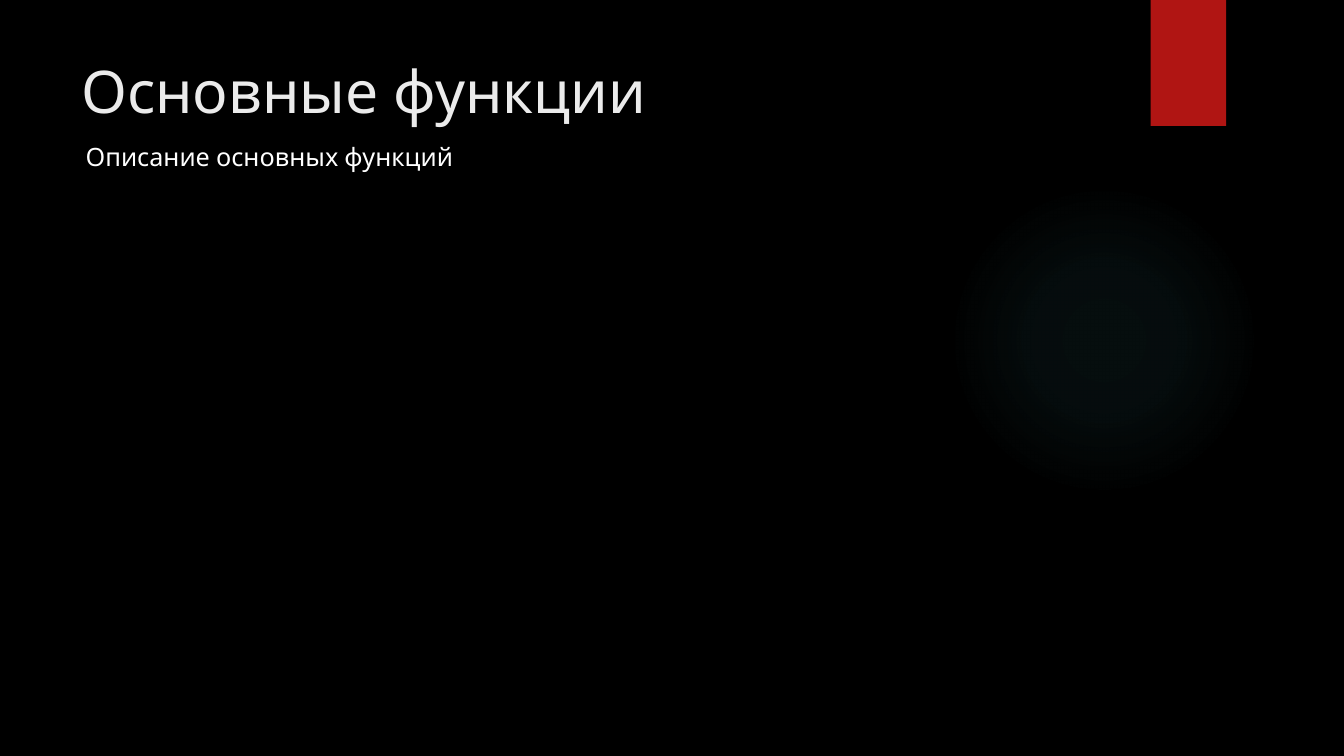
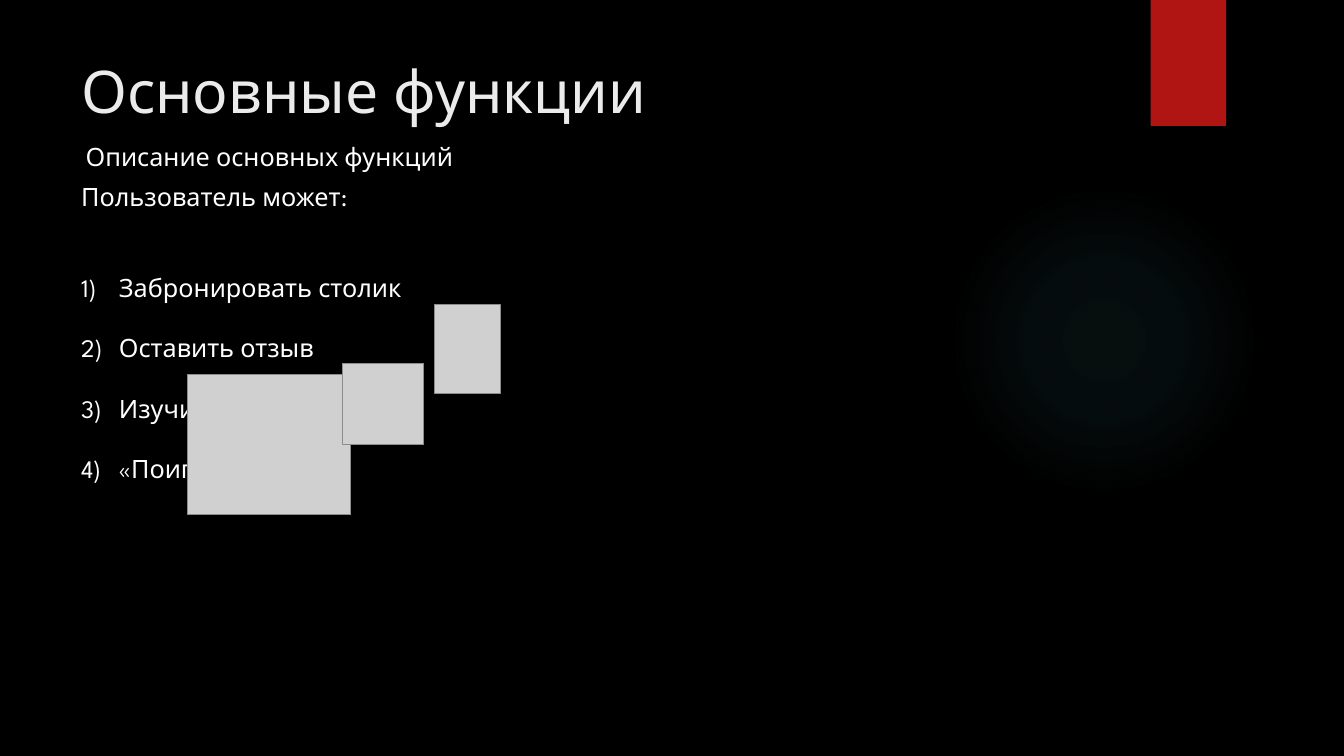
Before and after one commit to Sergei182007/Chat_bot_tg_2024, a slide deck: slide 5 of Проект_чат_бот.pptx. Drawn at 1344x756 pixels with LibreOffice and Linux fonts; fonts in the diff are those of the drawing; grey boxes stand for pictures; background and template pictures are left out. Boxes give left, top, right and bottom in pixels: in the first picture for what was removed or moved away, otherwise in the second. Text is boxed around its words. In the diff, an @@ line names an element or a change of style, - is before the commit and + after.

```diff
--- a/Проект_чат_бот.pptx
+++ b/Проект_чат_бот.pptx
@@ text added at [81,188,401,485], 18 pt, text #FFFFFF @@
+Пользователь может:
+1) Забронировать столик
+2) Оставить отзыв
+3) Изучить меню
+4) «Поиграть»
@@ picture added at [436,304,501,394] @@
@@ picture added at [188,375,351,515] @@
@@ picture added at [343,363,424,445] @@
```
Also in this commit, not shown: 3 other slides changed, 2 slides added, 2 slides removed.
